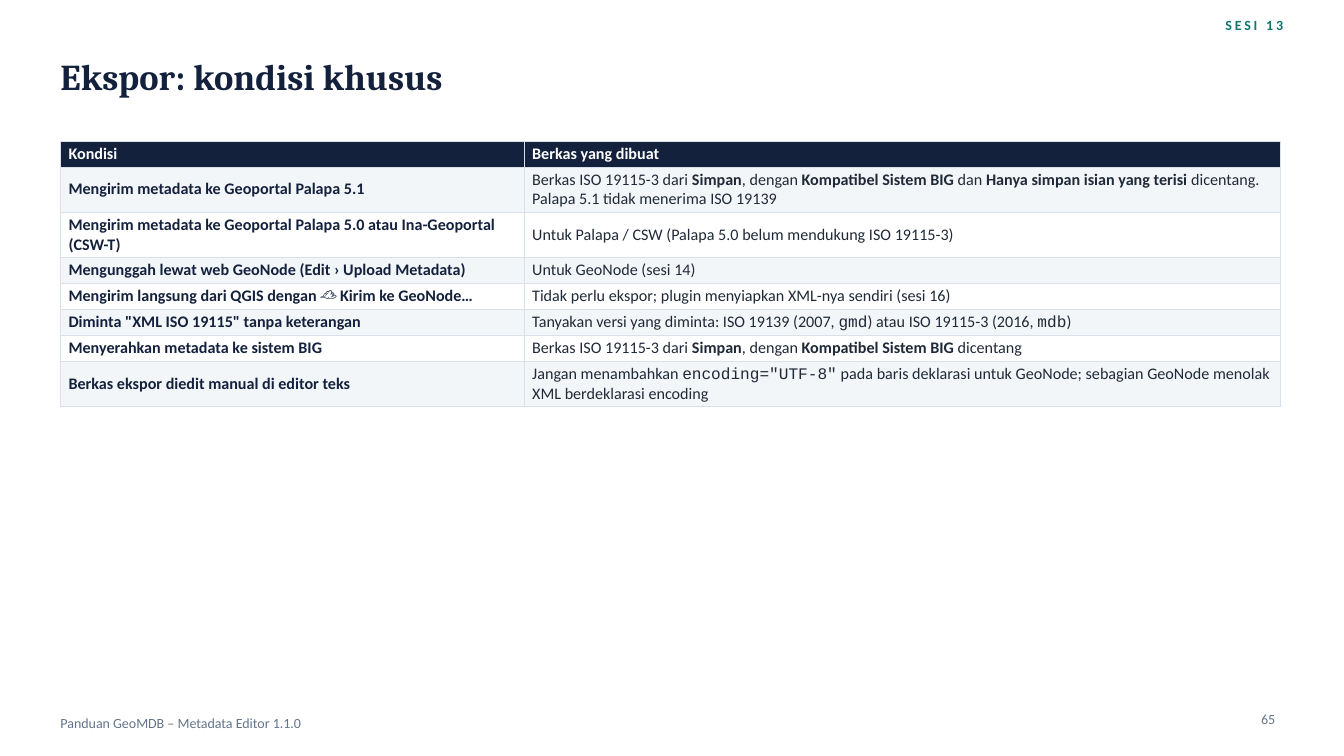
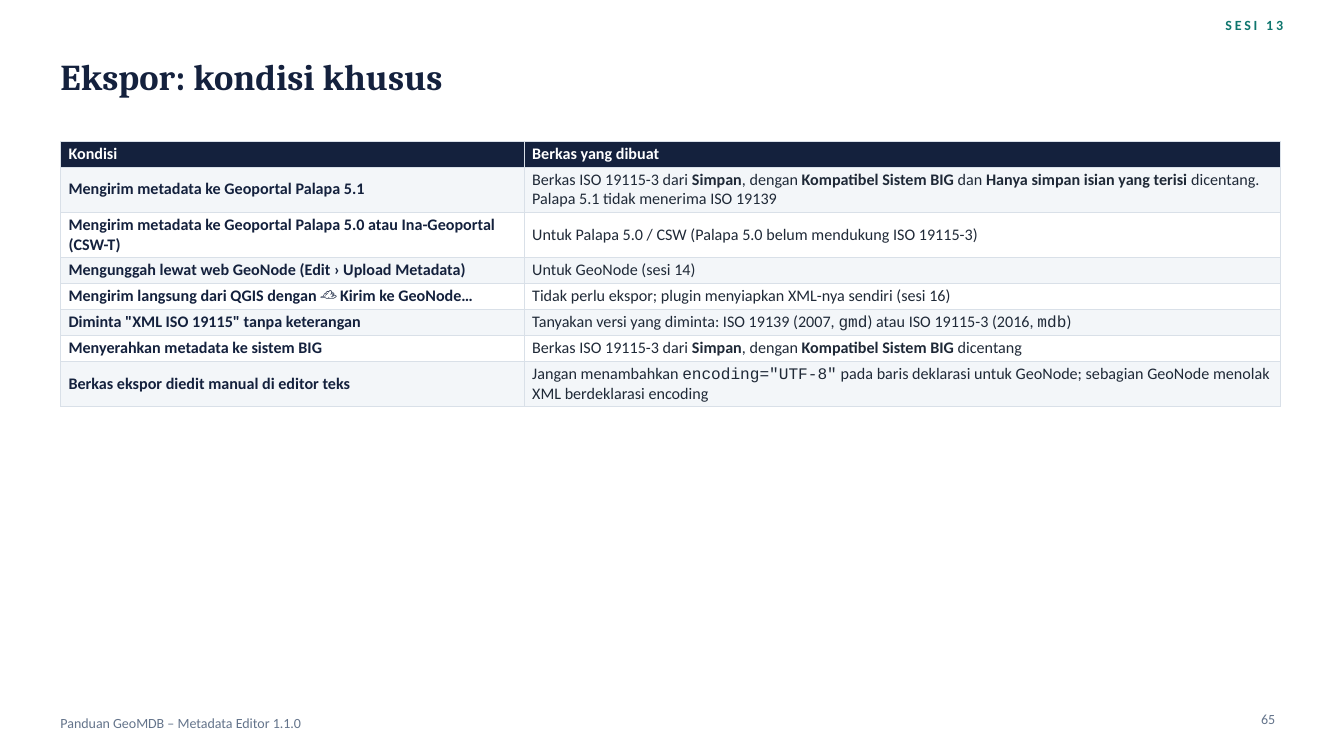
Before and after one commit to wendraalqassam/iso19115_metadata_editor, a slide deck: slide 65 of docs/Panduan-GeoMDB-Metadata-Editor.pptx. Drawn at 1344x756 pixels with LibreOffice and Linux fonts; fonts in the diff are those of the drawing. Boxes give left, top, right and bottom in pixels: in the first picture for what was removed or moved away, otherwise in the second. Text is boxed around its words. In the diff, an @@ line names an element or a change of style, - is before the commit and + after.

Commit message:
Prepare 1.1.0 for plugins.qgis.org: Palapa 5.0 label, clean scans, release ZIP contents
- Export menu: "Untuk Palapa 5.0 / CSW"; tooltip and success message say Palapa 5.1 takes only
  ISO 19115-3 from Save with "Kompatibel Sistem BIG". Deck and changelog follow.
- metadata.txt: drop supportsQt6 (removed from QGIS core; QGIS 4 support comes from
  qgisMaximumVersion=4.99).
- Release ZIP (git archive): docs/, tests/, .gitattributes and .gitignore are export-ignored;
  .flake8 is shipped (read by the plugins.qgis.org scanner; long lines are this project's style).
- flake8: unused imports, blank lines and continuation indents fixed.

Release package scan: Bandit 0, detect-secrets 0 (both blocking on plugins.qgis.org), flake8 0;
loads in QGIS 3.40.9 (8/8 smoke checks).

```diff
--- a/docs/Panduan-GeoMDB-Metadata-Editor.pptx
+++ b/docs/Panduan-GeoMDB-Metadata-Editor.pptx
@@ table at (60,141,1280,406) @@
-row 3, column 2: Untuk Palapa / CSW (Palapa 5.0 belum mendukung ISO 19115-3)
+row 3, column 2: Untuk Palapa 5.0 / CSW (Palapa 5.0 belum mendukung ISO 19115-3)
```
Also in this commit, not shown: 5 other slides changed, 10 other files.
